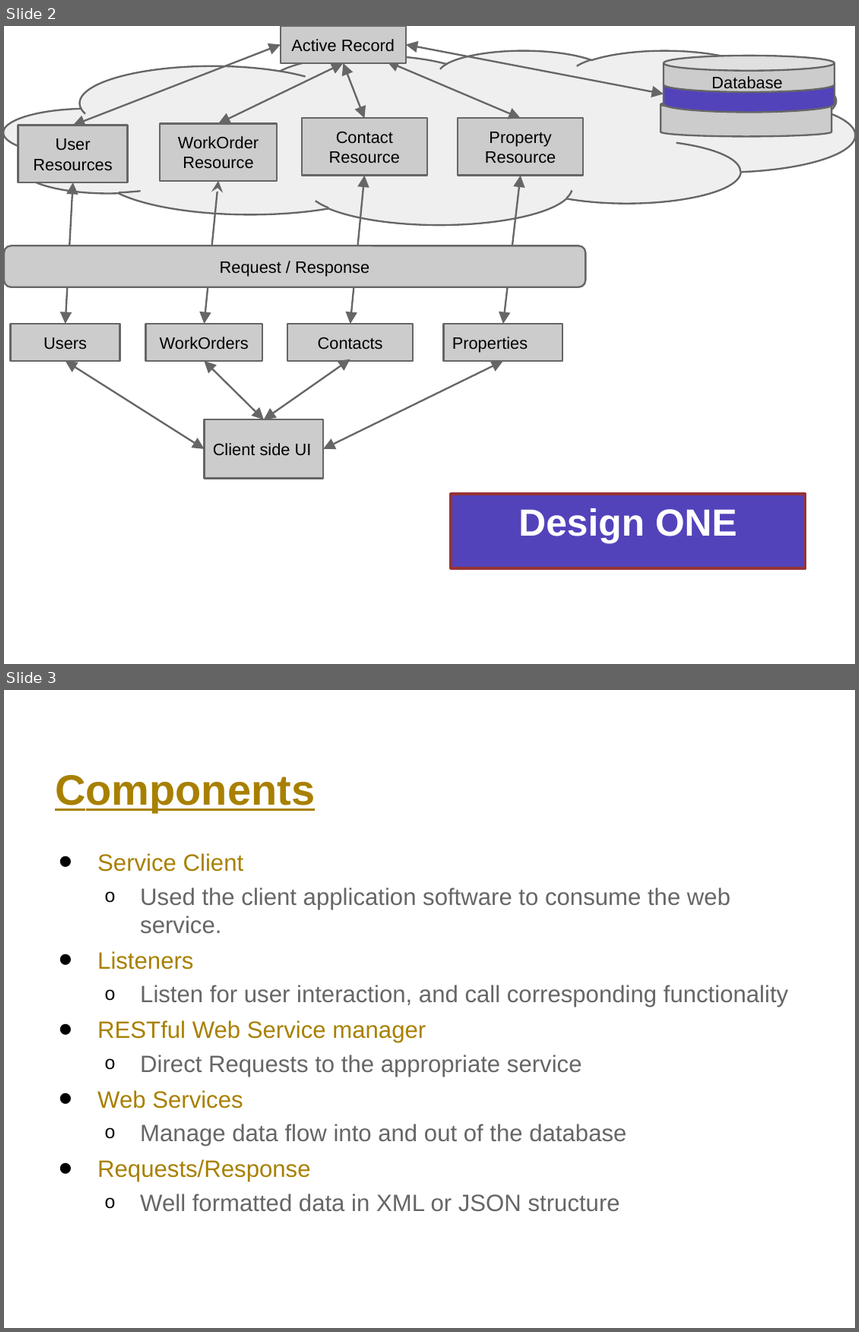
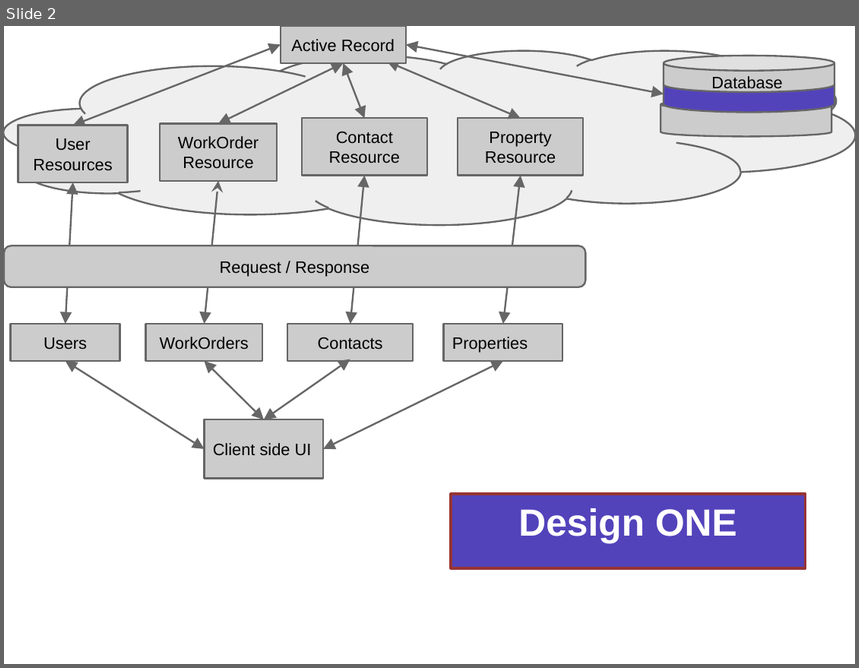
Before and after one commit to jjm3x3/propertyManager, a slide deck: DesignPlans.pptx. Shown one above the other, each under a label of ours: slides 2 and 3 before the commit, slide 2 after it. The pictures are 859x1332 and 859x668 pixels, drawn with LibreOffice and Linux fonts; fonts in the diff are those of the drawing. Boxes give left, top, right and bottom in pixels: in the first picture for what was removed or moved away, otherwise in the second. Text is boxed around its words. In the diff, an @@ line names an element or a change of style, - is before the commit and + after.

```diff
--- a/DesignPlans.pptx
+++ b/DesignPlans.pptx
@@ slide 3 removed at (4, 690, 855, 1328), background #FFFFFF @@
@@ text removed at (55, 775, 315, 812) @@
-Components
@@ text removed at (97, 853, 788, 1212) @@
-• Service Client
-  o Used the client application software to consume the web service.
-• Listeners
-  o Listen for user interaction, and call corresponding functionality
-• RESTful Web Service manager
-  o Direct Requests to the appropriate service
-• Web Services
-  o Manage data flow into and out of the database
-• Requests/Response
-  o Well formatted data in XML or JSON structure
```
Also in this commit, not shown: 2 slides changed, 7 slides added, 8 other slides removed.
